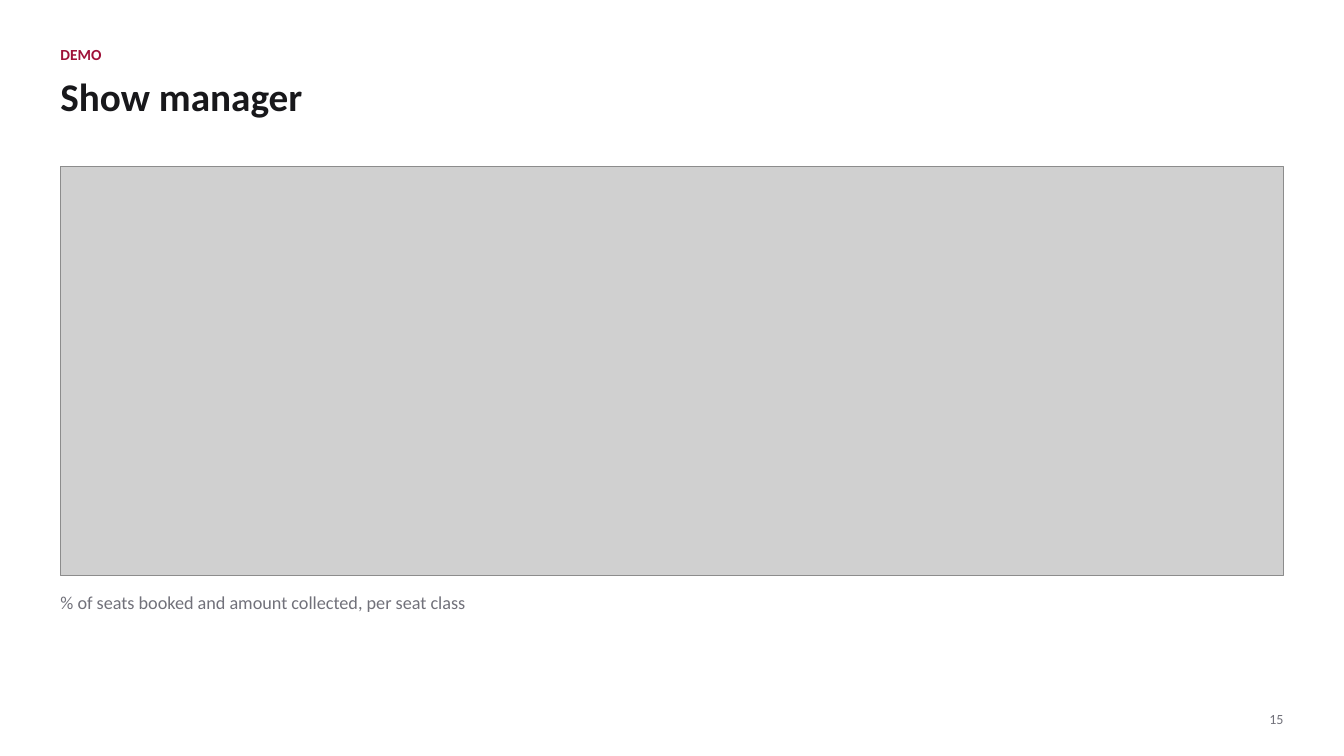
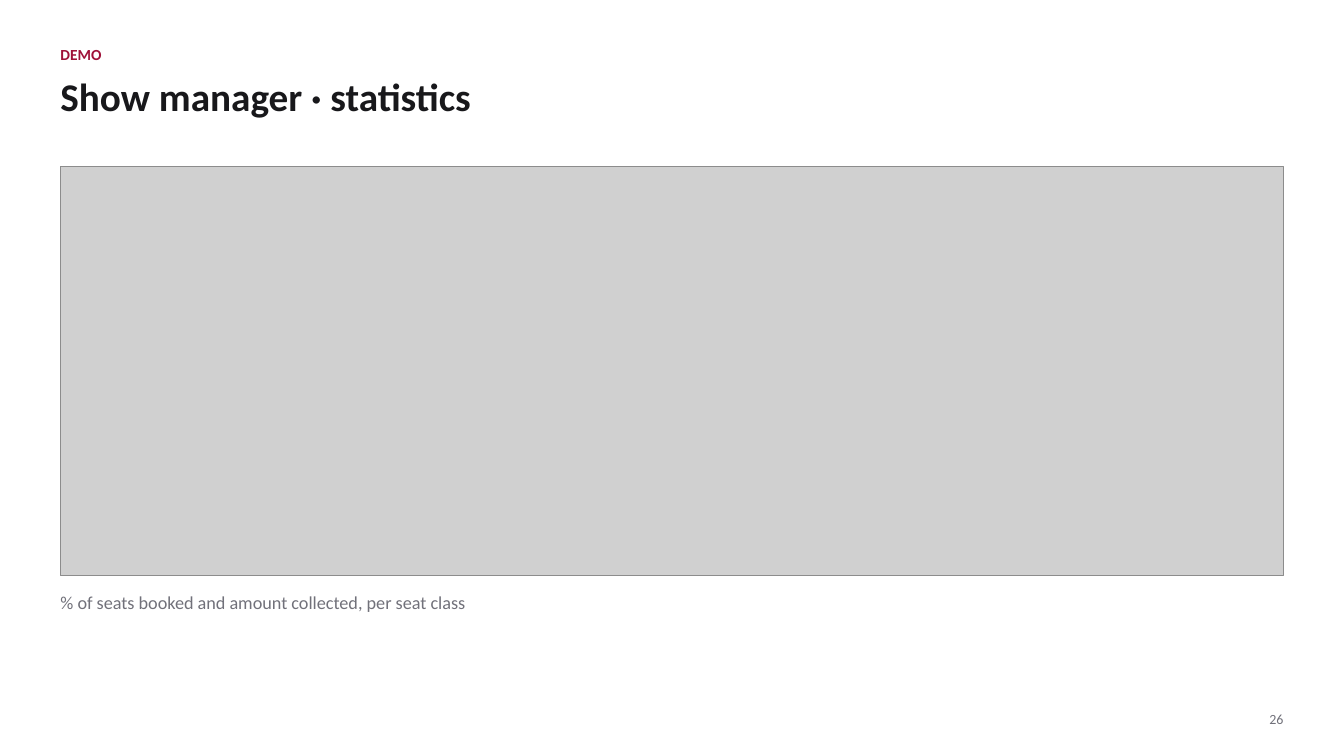
Before and after one commit to AbbasReads/SWE, a slide deck: slide 26 of SAMS.pptx (slide 15 before the commit). Drawn at 1344x756 pixels with LibreOffice and Linux fonts; fonts in the diff are those of the drawing; grey boxes stand for pictures. Boxes give left, top, right and bottom in pixels: in the first picture for what was removed or moved away, otherwise in the second. Text is boxed around its words. In the diff, an @@ line names an element or a change of style, - is before the commit and + after.

```diff
--- a/SAMS.pptx
+++ b/SAMS.pptx
@@ text at (60,83,470,118): text changed @@
-Show manager
+Show manager · statistics
@@ text at (1269,714,1283,724): text changed @@
-15
+26
```
Also in this commit, not shown: 15 other slides changed, 12 slides added, 1 slide removed, 11 other files.
